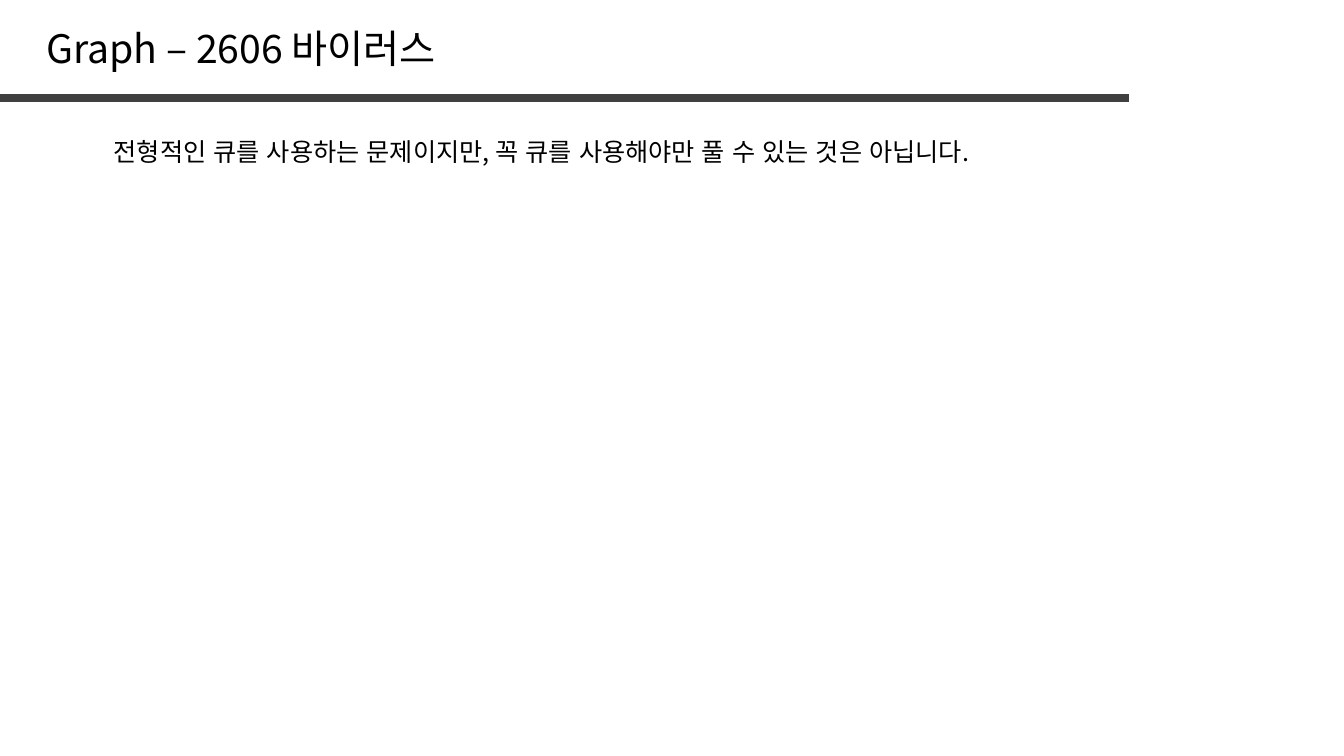
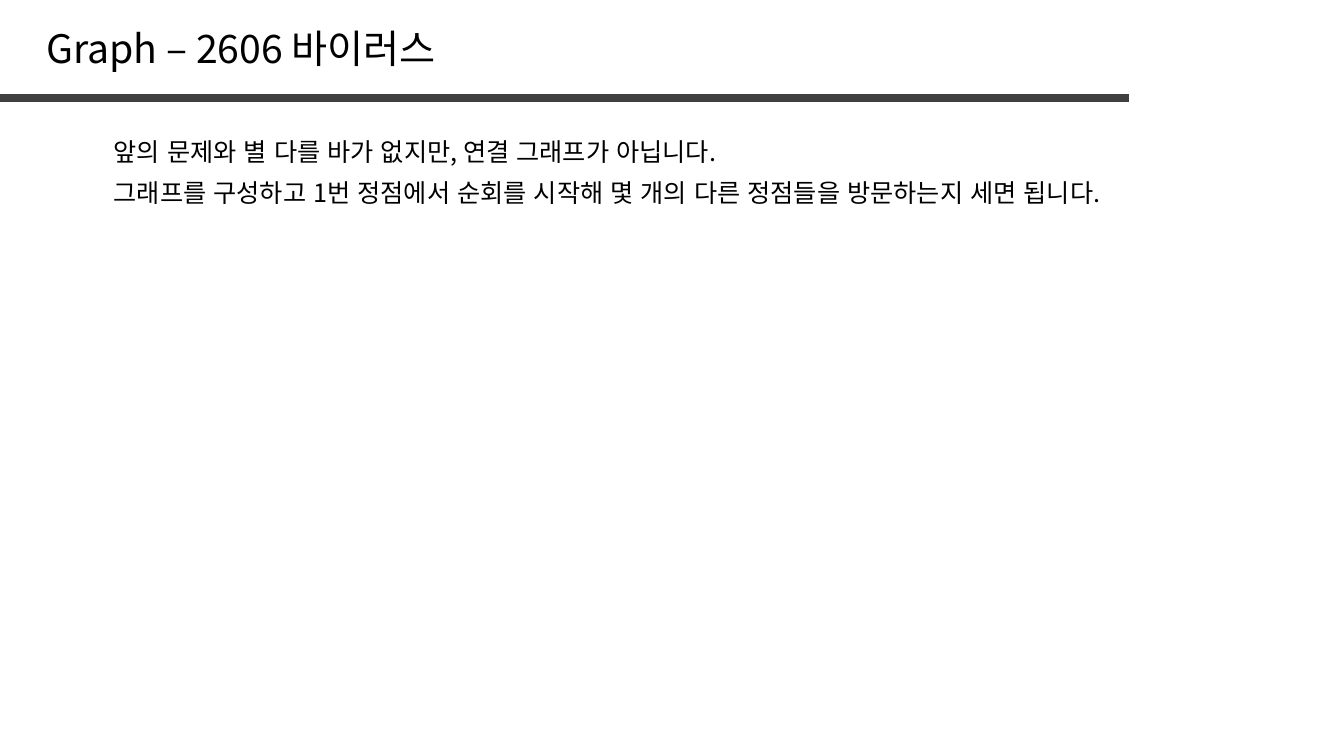
Before and after one commit to jaehoo1/PS-study, a slide deck: slide 39 of study/8_Tree, Graph.pptx (slide 35 before the commit). Drawn at 1344x756 pixels with LibreOffice and Linux fonts; fonts in the diff are those of the drawing. Boxes give left, top, right and bottom in pixels: in the first picture for what was removed or moved away, otherwise in the second. Text is boxed around its words. In the diff, an @@ line names an element or a change of style, - is before the commit and + after.

```diff
--- a/study/8_Tree, Graph.pptx
+++ b/study/8_Tree, Graph.pptx
@@ text at (114,140,716,166): text changed @@
-전형적인 큐를 사용하는 문제이지만, 꼭 큐를 사용해야만 풀 수 있는 것은 아닙니다.
+앞의 문제와 별 다를 바가 없지만, 연결 그래프가 아닙니다.
@@ text added at (114,181,1101,204), 18 pt, text #000000 @@
+그래프를 구성하고 1번 정점에서 순회를 시작해 몇 개의 다른 정점들을 방문하는지 세면 됩니다.
```
Also in this commit, not shown: 1 other slide changed, 4 slides added.
